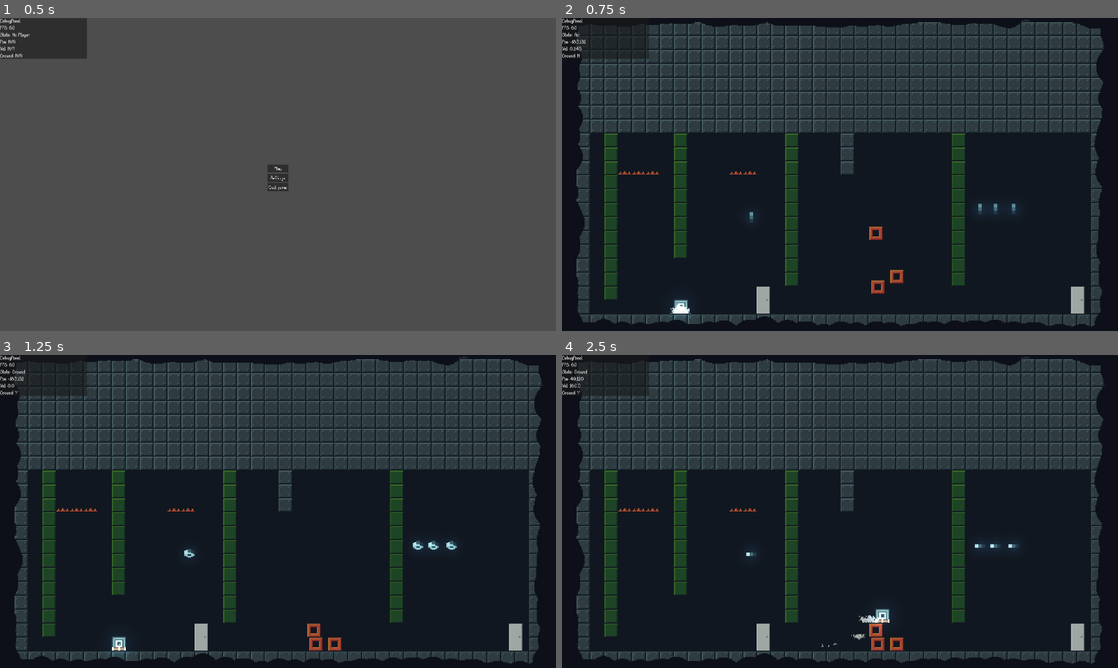
Above: before the commit, frames 1-4 (two rows, left to right).
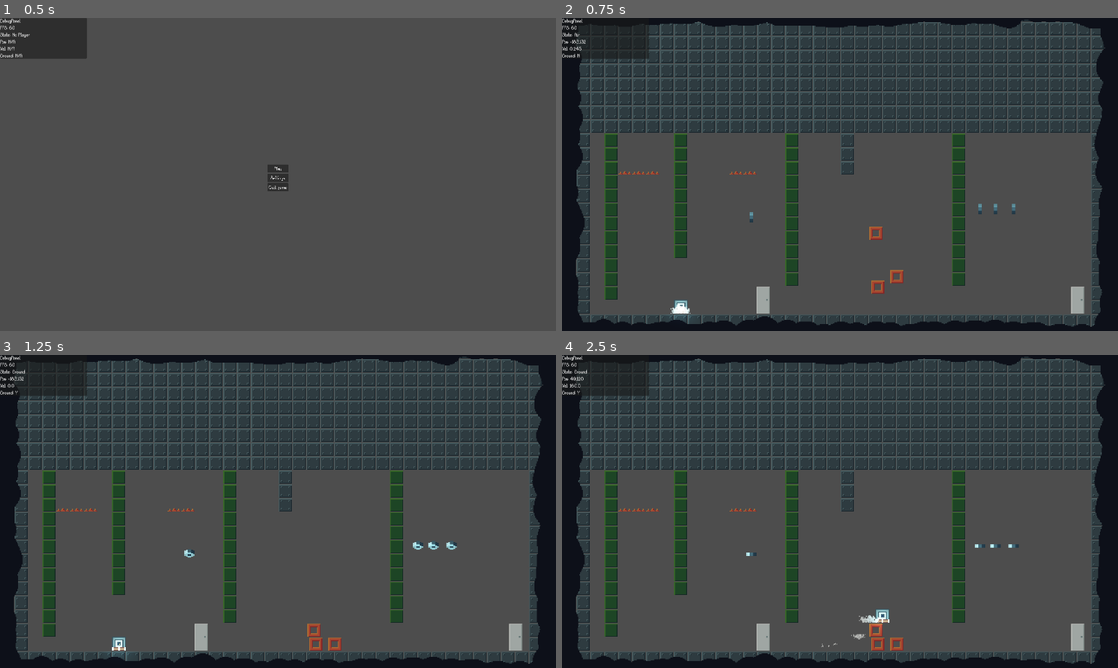
Above: after the commit, the same moments.

Repository: LeZellus/pistonprecision
Game: Godot game, scene res://scenes/worlds/MainScene.tscn
Two runs of this game, one before a commit and one after it. Both use one fixed random seed, a clock stepped at 60 frames per second and the inputs below.
Inputs:
- Up to frame 1 (0.5 s): no input
- Up to frame 2 (0.75 s): click "Play" at 0.5 s
- Up to frame 3 (1.25 s): no input
- Up to frame 4 (2.5 s): tap Enter (ui_accept) at 1.25, 2.3 s; hold Enter (ui_accept) 1.28-2.03 s; hold D (move_right) from 1.28 s (still down); tap Space (jump) at 1.52, 1.55, 1.82, 2.1, 2.27 s

Frame 1 is identical in both runs. In frame 2, 50% of the frame differs, in the area x 2-98%, y 1-99%; in frame 3, 50%; in frame 4, 50%.

Commit message:
rework death

Diff:
--- a/scenes/worlds/world_01/room_01.tscn
+++ b/scenes/worlds/world_01/room_01.tscn
@@ -51,6 +51,7 @@
 [node name="TileMapLayer" type="Node" parent="."]
 
 [node name="TextureRect2" type="TextureRect" parent="TileMapLayer"]
+visible = false
 anchors_preset = 8
 anchor_left = 0.5
 anchor_top = 0.5
--- a/scripts/player/Player.gd
+++ b/scripts/player/Player.gd
@@ -40,6 +40,11 @@
 	_connect_signals()
 	state_machine.init(self)
 	add_to_group("player")
+
+func _input(event):
+	if Input.is_key_pressed(KEY_F6):
+		print("🔥 MORT FORCÉE PAR F6")
+		trigger_death()
 
 func _setup_components():
 	# COMPOSANTS CORE
--- a/scripts/player/states/DeathState.gd
+++ b/scripts/player/states/DeathState.gd
@@ -1,208 +1,34 @@
-# scripts/player/states/DeathState.gd - CORRECTION: Une seule source de vérité
+# scripts/player/states/DeathState.gd - VERSION ULTRA-SIMPLIFIÉE
 class_name DeathState
 extends State
 
-var death_transition_manager: DeathTransitionManager
-var has_respawned: bool = false
-var transition_complete: bool = false
-var waiting_for_input: bool = false
-
-# === DÉLAI POUR VOIR L'ANIMATION ===
-var death_animation_delay: float = 0.0
-const DEATH_VISIBLE_TIME: float = 0.5
+# === TIMER SIMPLE ===
+var respawn_timer: float = 0.0
+const RESPAWN_DELAY: float = 1.5  # Délai avant respawn automatique
 
 func _ready():
 	animation_name = "Death"
 
-func _input(event: InputEvent):
-	if event.is_action_pressed("ui_accept") or event.is_action_pressed("jump"):
-		# Pendant le délai : skip vers transition rapide
-		if death_animation_delay > 0:
-			print("DeathState: Skip animation - transition rapide")
-			death_animation_delay = 0.0
-			_start_transition(true)  # true = fast
-			return
-
-		# Sinon : respawn
-		if waiting_for_input:
-			_perform_respawn()
-
-func _process(delta: float):
-	# Délai avant transition normale
-	if death_animation_delay > 0:
-		death_animation_delay -= delta
-		if death_animation_delay <= 0:
-			_start_transition(false)  # false = normal
-
 func enter() -> void:
 	super.enter()
-	has_respawned = false
-	transition_complete = false
-	waiting_for_input = false
+	respawn_timer = RESPAWN_DELAY
 
-	death_animation_delay = DEATH_VISIBLE_TIME
+	print("=== DEATH STATE ACTIVÉ ===")
+
+	# CACHER le joueur immédiatement
+	parent.sprite.visible = false
 	parent.velocity = Vector2.ZERO
 
-	# Enregistrer mort et effets
+	# Enregistrer la mort
 	_register_death()
 	_play_death_effects()
 
-func _start_transition(fast: bool):
-	"""Démarre la transition (normale ou rapide)"""
-	death_transition_manager = get_node_or_null("/root/DeathTransitionManager") as DeathTransitionManager
-
-	if not death_transition_manager:
-		print("DeathState: ERREUR - DeathTransitionManager introuvable!")
-		waiting_for_input = true
-		return
-
-	# Connecter signaux
-	death_transition_manager.transition_middle_reached.connect(_on_transition_middle, CONNECT_ONE_SHOT)
-	death_transition_manager.transition_complete.connect(_on_transition_complete, CONNECT_ONE_SHOT)
-
-	# Démarrer transition
-	if fast:
-		death_transition_manager.start_fast_death_transition()
-	else:
-		death_transition_manager.start_death_transition_no_respawn()
+	print("Joueur caché, timer de respawn: %f secondes" % RESPAWN_DELAY)
 
 func _register_death():
 	var game_manager = get_node_or_null("/root/GameManager")
 	if game_manager and game_manager.has_method("register_player_death"):
 		game_manager.register_player_death()
-
-func _on_transition_middle():
-	waiting_for_input = true
-
-func _on_transition_complete():
-	transition_complete = true
-
-func _perform_respawn():
-	if has_respawned:
-		return
-
-	has_respawned = true
-	waiting_for_input = false
-
-	print("DeathState: Début du respawn...")
-
-	# SIMPLIFIÉ: Une seule source de checkpoint
-	var game_manager = get_node_or_null("/root/GameManager")
-	if game_manager and game_manager.has_checkpoint():
-		var checkpoint_door_id = game_manager.get_last_door_id()
-		var checkpoint_room_id = game_manager.get_last_room_id()
-
-		print("DeathState: Checkpoint trouvé - door '%s' dans room '%s'" % [checkpoint_door_id, checkpoint_room_id])
-		await _respawn_at_checkpoint(checkpoint_door_id, checkpoint_room_id)
-		return
-
-	# Pas de checkpoint door, utiliser SpawnPoint par défaut
-	print("DeathState: Pas de checkpoint door, utilisation du SpawnPoint par défaut")
-	await _respawn_at_default_spawn()
-
-func _respawn_at_checkpoint(door_id: String, room_id: String):
-	"""Respawn à la door checkpoint spécifiée"""
-	var scene_manager = get_node_or_null("/root/SceneManager")
-	if not scene_manager:
-		print("DeathState: ERREUR - SceneManager introuvable!")
-		await _respawn_at_default_spawn()
-		return
-
-	var current_room = scene_manager.get_current_room_id()
-
-	# Changer de room si nécessaire
-	if current_room != room_id:
-		print("DeathState: Changement de room vers '%s'" % room_id)
-		await scene_manager.load_room_for_respawn(room_id)
-
-	# Trouver la door dans la room actuelle
-	var target_door = _find_door_by_id(door_id)
-	if not target_door:
-		print("DeathState: Door '%s' introuvable, utilisation du SpawnPoint par défaut" % door_id)
-		await _respawn_at_default_spawn()
-		return
-
-	var spawn_position = target_door.get_spawn_position()
-	print("DeathState: Respawn à la position %v (door '%s')" % [spawn_position, door_id])
-
-	_apply_respawn_position(spawn_position)
-
-func _respawn_at_default_spawn():
-	"""Respawn au SpawnPoint par défaut de la room actuelle"""
-	var spawn_manager = get_node_or_null("/root/SpawnManager")
-	if not spawn_manager:
-		print("DeathState: ERREUR - SpawnManager introuvable!")
-		_fallback_respawn()
-		return
-
-	var spawn_position = spawn_manager.get_default_spawn_position()
-	print("DeathState: Respawn au SpawnPoint par défaut: %v" % spawn_position)
-
-	_apply_respawn_position(spawn_position)
-
-func _apply_respawn_position(spawn_position: Vector2):
-	"""Applique la position de respawn et finalise le respawn"""
-	parent.global_position = spawn_position
-	parent.velocity = Vector2.ZERO
-	parent.move_and_slide()
-	await get_tree().process_frame
-
-	# Reset visuel
-	parent.sprite.modulate.a = 1.0
-	parent.sprite.visible = true
-	parent.start_respawn_immunity()
-
-	# Nettoyer transition
-	if death_transition_manager:
-		death_transition_manager.cleanup_transition()
-
-func _find_door_by_id(door_id: String) -> Door:
-	"""Trouve une door par son ID dans la scène actuelle"""
-	var doors = get_tree().get_nodes_in_group("doors")
-	for door in doors:
-		if door is Door and door.door_id == door_id:
-			return door
-
-	# Recherche alternative dans toute la scène
-	return _find_door_recursive(get_tree().current_scene, door_id)
-
-func _find_door_recursive(node: Node, door_id: String) -> Door:
-	"""Recherche récursive d'une door"""
-	if node is Door and node.door_id == door_id:
-		return node
-
-	for child in node.get_children():
-		var result = _find_door_recursive(child, door_id)
-		if result:
-			return result
-
-	return null
-
-func _fallback_respawn():
-	"""Respawn de secours"""
-	print("DeathState: Respawn de secours")
-
-	var spawn_manager = get_node_or_null("/root/SpawnManager")
-	if spawn_manager:
-		var spawn_position = spawn_manager.get_default_spawn_position()
-		if spawn_position != Vector2.ZERO:
-			_apply_respawn_position(spawn_position)
-			return
-
-	# Si vraiment aucun spawn trouvé, utiliser la position actuelle
-	print("DeathState: ERREUR - Aucun spawn disponible, respawn sur place")
-	parent.velocity = Vector2.ZERO
-	parent.move_and_slide()
-	await get_tree().process_frame
-
-	# Reset visuel
-	parent.sprite.modulate.a = 1.0
-	parent.sprite.visible = true
-	parent.start_respawn_immunity()
-
-	# Nettoyer transition
-	if death_transition_manager:
-		death_transition_manager.cleanup_transition()
 
 func _play_death_effects():
 	ParticleManager.emit_death(parent.global_position, 1.5)
@@ -212,16 +38,90 @@
 
 	AudioManager.play_sfx("player/death", 0.8)
 
-# === STATE MACHINE ===
-func process_physics(_delta: float) -> State:
-	parent.velocity = Vector2.ZERO
+func process_frame(delta: float) -> State:
+	# TIMER SIMPLE
+	respawn_timer -= delta
+
+	if respawn_timer <= 0:
+		print("=== TIMER ÉCOULÉ - DÉBUT RESPAWN ===")
+		_do_immediate_respawn()
+		return parent.state_machine.get_node("AirState")  # Transition immédiate
+
 	return null
 
-func process_frame(_delta: float) -> State:
-	if has_respawned and transition_complete:
-		return StateTransitions.get_instance()._get_state("FallState")
+func _do_immediate_respawn():
+	"""Respawn immédiat et simple"""
+	print("_do_immediate_respawn() appelé")
+
+	# 1. TROUVER POSITION DE SPAWN
+	var spawn_position = _get_respawn_position()
+	print("Position de respawn trouvée: %v" % spawn_position)
+
+	# 2. TÉLÉPORTER LE JOUEUR
+	parent.global_position = spawn_position
+	parent.velocity = Vector2.ZERO
+
+	# 3. RENDRE VISIBLE
+	parent.sprite.visible = true
+	parent.sprite.modulate.a = 1.0
+
+	# 4. RESET ÉTAT
+	parent.start_respawn_immunity()
+
+	print("=== RESPAWN TERMINÉ - JOUEUR VISIBLE ===")
+	print("Position finale: %v" % parent.global_position)
+	print("Sprite visible: %s" % parent.sprite.visible)
+
+func _get_respawn_position() -> Vector2:
+	"""Trouve la position de respawn (simplifié)"""
+
+	# PRIORITÉ 1: Checkpoint door
+	var game_manager = get_node_or_null("/root/GameManager")
+	if game_manager and game_manager.has_checkpoint():
+		var door_id = game_manager.get_last_door_id()
+		print("Checkpoint door trouvé: %s" % door_id)
+
+		var door = _find_door_by_id(door_id)
+		if door:
+			print("Door trouvée: %s" % door.door_id)
+			return door.get_spawn_position()
+		else:
+			print("Door '%s' introuvable dans la scène" % door_id)
+
+	# PRIORITÉ 2: SpawnPoint par défaut
+	var spawn_manager = get_node_or_null("/root/SpawnManager")
+	if spawn_manager:
+		var spawn_pos = spawn_manager.get_default_spawn_position()
+		print("SpawnPoint par défaut: %v" % spawn_pos)
+		if spawn_pos != Vector2.ZERO:
+			return spawn_pos
+
+	# FALLBACK: Position fixe
+	print("FALLBACK: Position par défaut")
+	return Vector2(0, 0)
+
+func _find_door_by_id(door_id: String) -> Door:
+	"""Recherche simple de door"""
+	var doors = get_tree().get_nodes_in_group("doors")
+	print("Recherche door '%s' parmi %d doors" % [door_id, doors.size()])
+
+	for door in doors:
+		if door is Door:
+			print("Door trouvée: '%s'" % door.door_id)
+			if door.door_id == door_id:
+				return door
+
+	return null
+
+func process_physics(_delta: float) -> State:
+	# Immobiliser le joueur pendant la mort
+	parent.velocity = Vector2.ZERO
+	parent.move_and_slide()
 	return null
 
 func exit() -> void:
-	death_animation_delay = 0.0
-	waiting_for_input = false
+	print("=== SORTIE DE DEATH STATE ===")
+	# S'assurer que le joueur est visible
+	if parent.sprite:
+		parent.sprite.visible = true
+		parent.sprite.modulate.a = 1.0
--- a/scripts/player/states/StateTransitions.gd
+++ b/scripts/player/states/StateTransitions.gd
@@ -1,4 +1,4 @@
-# scripts/player/states/StateTransitions.gd - SIMPLIFIÉ avec 2 états principaux
+# scripts/player/states/StateTransitions.gd - VERSION DEBUG
 class_name StateTransitions
 
 static var _instance: StateTransitions
@@ -13,38 +13,46 @@
 	if _state_cache.is_empty():
 		_cache_states(current_state)
 
-	# Mort = priorité absolue
-	if _should_die(player):
+	# DEBUG: Vérifier régulièrement les conditions de mort
+	var should_die = _should_die(player)
+	if should_die:
+		print("🔥 StateTransitions: Mort détectée!")
+		print("Position Y: %f" % player.global_position.y)
+		print("Is dead: %s" % player.is_player_dead())
+		print("Has immunity: %s" % player.has_death_immunity())
 		return _get_state("DeathState")
 
-	# LOGIQUE SIMPLIFIÉE : 2 états principaux + mort
+	# États principaux
 	match current_state.get_script().get_global_name():
 		"GroundState":
 			return _handle_ground_state(player)
 		"AirState":
 			return _handle_air_state(player)
 		"DeathState":
-			return null  # Géré en interne
+			return null
 
 	return null
 
 func _handle_ground_state(player: Player) -> State:
-	"""GroundState → AirState quand on quitte le sol"""
 	if not player.is_on_floor():
 		return _get_state("AirState")
 	return null
 
 func _handle_air_state(player: Player) -> State:
-	"""AirState → GroundState quand on touche le sol"""
 	if player.is_on_floor():
 		return _get_state("GroundState")
 	return null
 
 func _should_die(player: Player) -> bool:
-	if player.global_position.y > 1000:
-		return true
+	# Ne pas redéclencher si déjà mort
 	if player.is_player_dead() or player.has_death_immunity():
 		return false
+
+	# TEST: Mort quand Y > 200 (plus bas que d'habitude)
+	if player.global_position.y > 200:
+		print("🔥 Condition de mort: Y = %f > 200" % player.global_position.y)
+		return true
+
 	return false
 
 func _cache_states(reference_state: State):
@@ -53,5 +61,10 @@
 		if child is State:
 			_state_cache[child.get_script().get_global_name()] = child
 
+	print("États cachés: %s" % _state_cache.keys())
+
 func _get_state(state_name: String) -> State:
-	return _state_cache.get(state_name)
+	var state = _state_cache.get(state_name)
+	if not state:
+		print("❌ État '%s' introuvable!" % state_name)
+	return state
